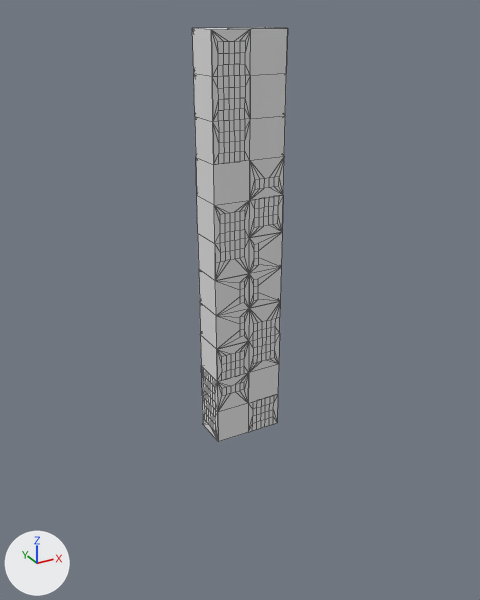
An edit to the FBX model Flappy/Assets/_Game/Mesh/SkyScraperModule02.fbx, drawn before and after from the same camera.
The view is the same before and after, from a 50 mm lens placed at (-19.13, -14.77, 4.44), pointed at (-10.82, 0.34, -3.12). Every picture has the same lights, and +X, +Y and +Z are marked at lower left. Mesh edges are drawn as thin lines. Where no turn or scale is listed for an object, it has been applied to the vertices. Vertices at the same position are counted once.

Objects in the first picture: 'Skyscraper.002'.
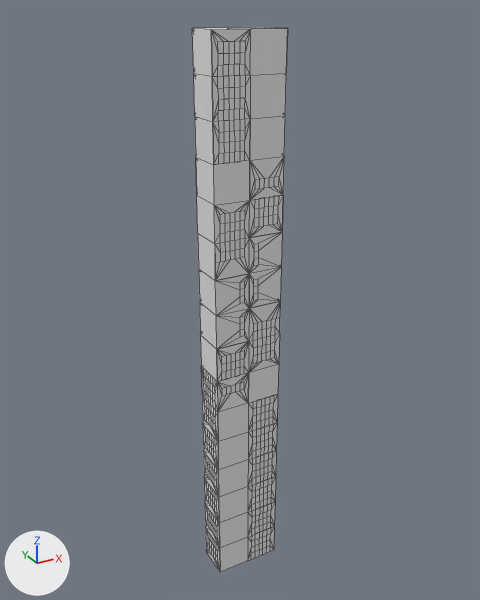
The newer file is also turned or shifted as a whole; pictures and numbers use the older file's frame.

Location of each change, (x1, y1, x2, y2) in pixels of the pictures (480 x 600 px):
'Skyscraper.002', reshaped (31% taller): before (192, 27, 288, 442); after (192, 27, 288, 572)
part 1 of me_plane_282, added: after (203, 425, 218, 469)
part 2 of me_plane_282, added: after (204, 453, 219, 497)
part 3 of me_plane_282, added: after (204, 479, 219, 522)
part 4 of me_plane_282, added: after (205, 504, 220, 548)
part 5 of me_plane_282, added: after (206, 530, 220, 572)
part 6 of me_plane_282, added: after (248, 423, 277, 460)
part 7 of me_plane_282, added: after (248, 450, 276, 486)
part 8 of me_plane_282, added: after (248, 477, 276, 512)
part 9 of me_plane_282, added: after (248, 502, 275, 537)
part 10 of me_plane_282, added: after (248, 527, 274, 560)
part 11 of me_plane_282, added: after (218, 432, 248, 572)

The edits, one by one:
me_plane_282 is used by ob_skyscraper_002; location (-10.9, 0.38, 0.11).
me_plane_282 had 701 vertices, 698 faces and spanned x -1.1..0.9, y -0.88..0.12, z -7.11..3.89.
me_plane_282 now has 1065 vertices, 988 faces and spans x -1.1..0.9, y -0.88..0.12, z -12.11..3.89.
me_plane_282 part 1: the loose piece of 28 vertices spanning x -0.1..0.9, y -0.88, z -1.11..-0.11 is copied, and the copy is turned 90 degrees about the z axis through its middle, then moved by (-1.5, 0.5, -7.0); it spans x -1.1, y -0.88..0.12, z -8.11..-7.11.
me_plane_282 part 2: the loose piece of 28 vertices spanning x -0.1..0.9, y -0.88, z -1.11..-0.11 is copied, and the copy is turned 90 degrees about the z axis through its middle, then moved by (-1.5, 0.5, -8.0); it spans x -1.1, y -0.88..0.12, z -9.11..-8.11.
me_plane_282 part 3: the loose piece of 28 vertices spanning x -0.1..0.9, y -0.88, z -1.11..-0.11 is copied, and the copy is turned 90 degrees about the z axis through its middle, then moved by (-1.5, 0.5, -9.0); it spans x -1.1, y -0.88..0.12, z -10.11..-9.11.
me_plane_282 part 4: the loose piece of 28 vertices spanning x -0.1..0.9, y -0.88, z -1.11..-0.11 is copied, and the copy is turned 90 degrees about the z axis through its middle, then moved by (-1.5, 0.5, -10.0); it spans x -1.1, y -0.88..0.12, z -11.11..-10.11.
me_plane_282 part 5: the loose piece of 28 vertices spanning x -0.1..0.9, y -0.88, z -1.11..-0.11 is copied, and the copy is turned 90 degrees about the z axis through its middle, then moved by (-1.5, 0.5, -11.0); it spans x -1.1, y -0.88..0.12, z -12.11..-11.11.
me_plane_282 part 6: a new loose piece of 34 vertices spanning x -0.1..0.9, y -0.88, z -8.11..-7.11.
me_plane_282 part 7: a new loose piece of 34 vertices spanning x -0.1..0.9, y -0.88, z -9.11..-8.11.
me_plane_282 part 8: a new loose piece of 34 vertices spanning x -0.1..0.9, y -0.88, z -10.11..-9.11.
me_plane_282 part 9: a new loose piece of 34 vertices spanning x -0.1..0.9, y -0.88, z -11.11..-10.11.
me_plane_282 part 10: a new loose piece of 34 vertices spanning x -0.1..0.9, y -0.88, z -12.11..-11.11.
me_plane_282 part 11: a new loose piece of 16 vertices spanning x -1.1..-0.1, y -0.88, z -12.11..-7.11, in mat_walls (white #e7e7e7).
